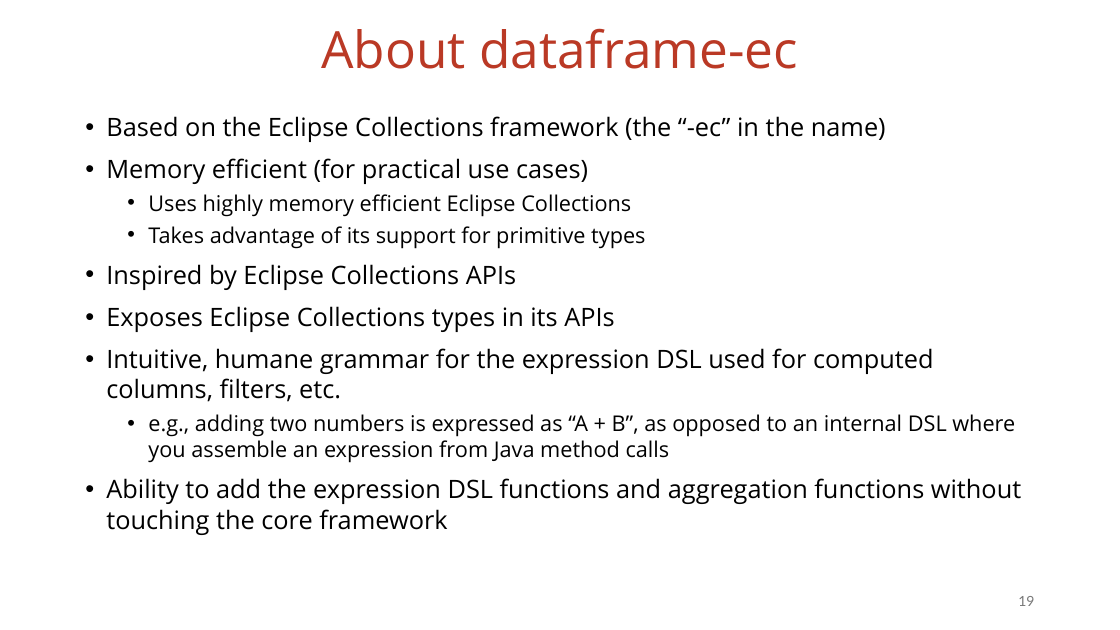
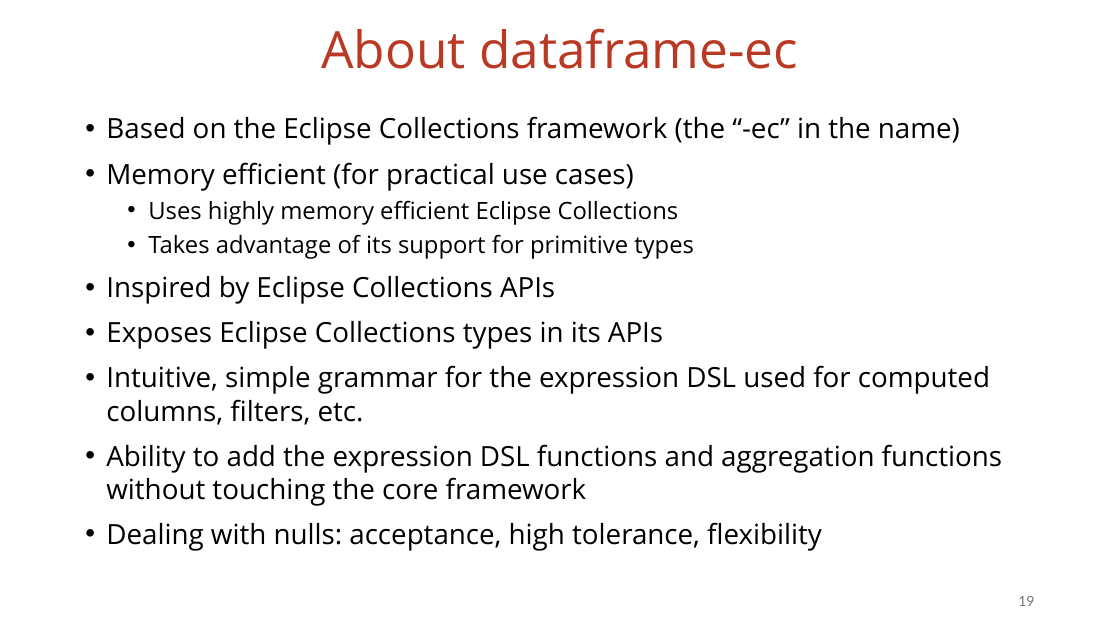
Before and after one commit to vmzakharov/missing-dataframe-talk, a slide deck: slide 19 of presentation/Missing_Dataframe_Short.pptx. Drawn at 1120x630 pixels with LibreOffice and Linux fonts; fonts in the diff are those of the drawing. Boxes give left, top, right and bottom in pixels: in the first picture for what was removed or moved away, otherwise in the second. Text is boxed around its words. In the diff, an @@ line names an element or a change of style, - is before the commit and + after.

```diff
--- a/presentation/Missing_Dataframe_Short.pptx
+++ b/presentation/Missing_Dataframe_Short.pptx
@@ text at [106,116,1002,506]: size 21.7 to 23.8 pt in "Based on the Eclipse Collections framework (the ...", "Memory efficient (for practical use cases)", "Inspired by Eclipse Collections APIs", "Exposes Eclipse Collections types in its APIs" and 1 more places; size 18.6 to 20.4 pt in "Uses highly memory efficient Eclipse Collections", "Takes advantage of its support for primitive ..." @@
@@ text at [106,365,990,425]: text changed; size 18.6 to 23.8 pt @@
-• Intuitive, humane grammar for the expression DSL used for computed columns, filters, etc.
-  • e.g., adding two numbers is expressed as “A + B”, as opposed to an internal DSL where you assemble an expression from Java method calls
+• Intuitive, simple grammar for the expression DSL used for computed columns, filters, etc.
@@ text at [106,522,822,551]: paragraph added @@
+• Dealing with nulls: acceptance, high tolerance, flexibility
```
Also in this commit, not shown: 1 other slide changed, 1 other file.
